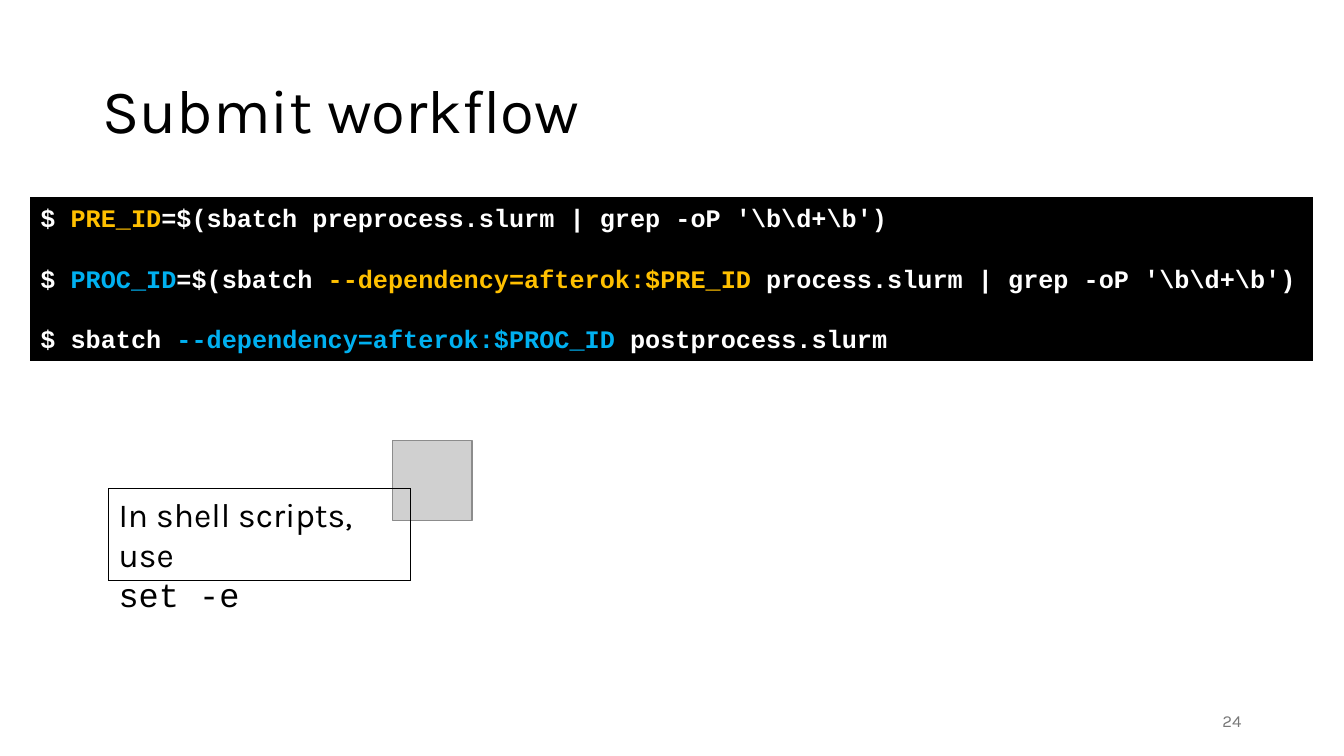
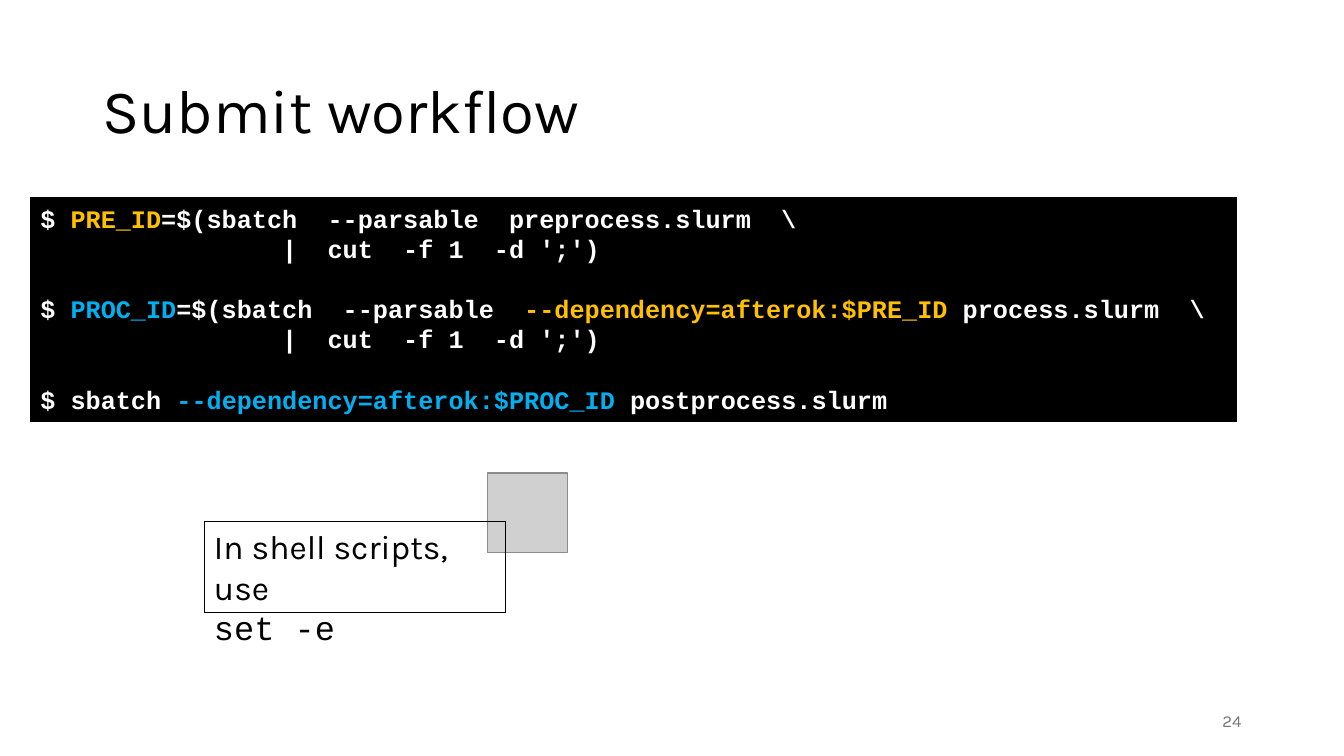
Before and after one commit to gjbex/Workflows-for-HPC, a slide deck: slide 24 of workflow_for_HPC.pptx. Drawn at 1344x756 pixels with LibreOffice and Linux fonts; fonts in the diff are those of the drawing; grey boxes stand for pictures. Boxes give left, top, right and bottom in pixels: in the first picture for what was removed or moved away, otherwise in the second. Text is boxed around its words. In the diff, an @@ line names an element or a change of style, - is before the commit and + after.

Commit message:
Improve presentation

```diff
--- a/workflow_for_HPC.pptx
+++ b/workflow_for_HPC.pptx
@@ rectangle "$ PRE_ID=$(sbatch --parsable preprocess.slurm \": place and size @@
-rectangle "$ PRE_ID=$(sbatch --parsable preprocess.slurm \" at <box>30,198,1313,361</box>
+rectangle "$ PRE_ID=$(sbatch --parsable preprocess.slurm \" at <box>30,198,1236,421</box>
@@ text in rectangle at <box>71,209,1160,349</box>: text changed @@
-$ PRE_ID=$(sbatch preprocess.slurm | grep -oP '\b\d+\b')
-$ PROC_ID=$(sbatch --dependency=afterok:$PRE_ID process.slurm | grep -oP '\b\d+\b')
+$ PRE_ID=$(sbatch --parsable preprocess.slurm \
+| cut -f 1 -d ';')
+$ PROC_ID=$(sbatch --parsable --dependency=afterok:$PRE_ID process.slurm \
+| cut -f 1 -d ';')
@@ picture removed at <box>392,441,472,520</box> @@
@@ picture added at <box>488,473,568,553</box> @@
@@ rectangle "In shell scripts, use set ...": place and size @@
-rectangle "In shell scripts, use set ..." at <box>109,489,410,581</box>
+rectangle "In shell scripts, use set ..." at <box>204,521,505,613</box>
```
Also in this commit, not shown: 7 other slides changed.
